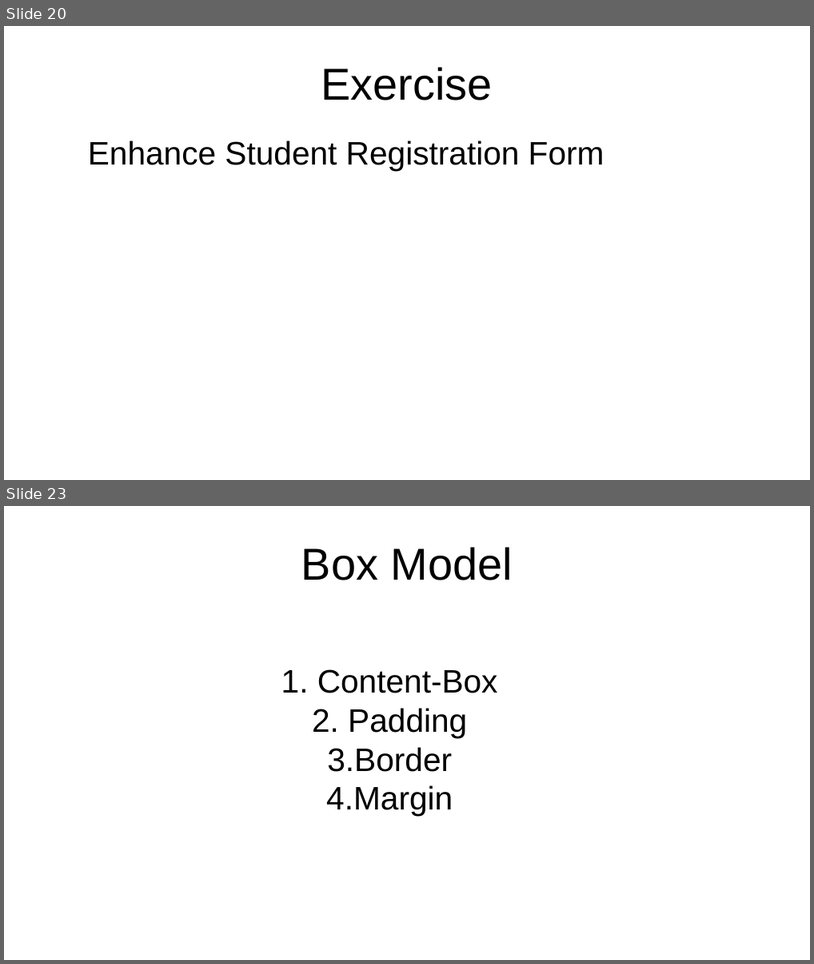
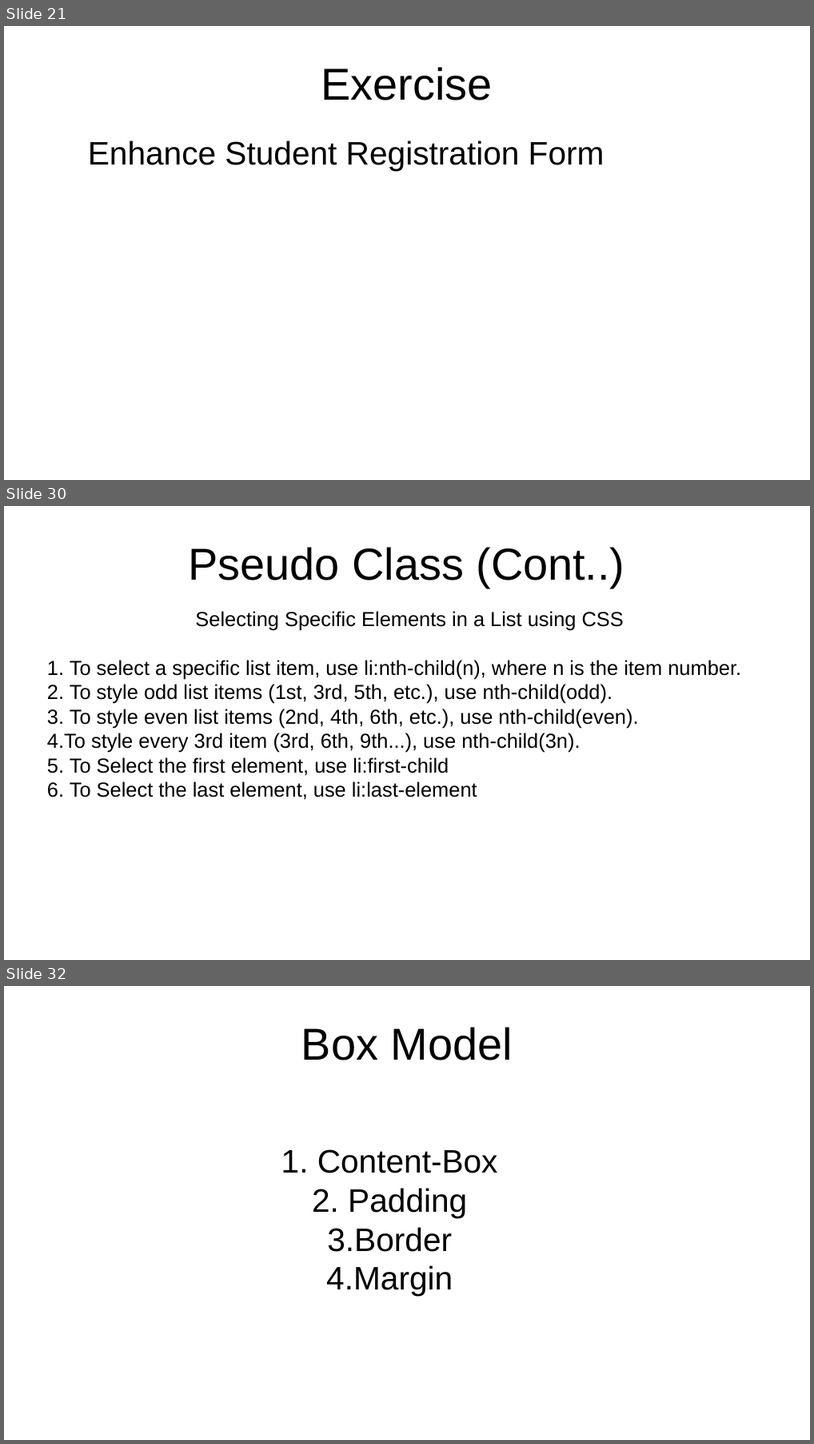
Before and after one commit to sam-rubin/exercises, a slide deck: Introduction_To_HTML.odp. Shown one above the other, each under a label of ours: slides 20 and 23 before the commit, slides 21, 30 and 32 after it; the slides between them are not shown. The pictures are 814x964 and 814x1444 pixels, drawn with LibreOffice and Linux fonts; fonts in the diff are those of the drawing. Boxes give left, top, right and bottom in pixels: in the first picture for what was removed or moved away, otherwise in the second. Text is boxed around its words. In the diff, an @@ line names an element or a change of style, - is before the commit and + after.

```diff
--- a/Introduction_To_HTML.odp
+++ b/Introduction_To_HTML.odp
@@ slide 30 added at bbox=[4, 506, 810, 960], background #FFFFFF @@
@@ title added at bbox=[188, 547, 625, 588], 44 pt, text #000000 @@
+Pseudo Class (Cont..)
@@ subtitle added at bbox=[47, 611, 742, 800], 20 pt, text #000000 @@
+Selecting Specific Elements in a List using CSS
+1. To select a specific list item, use li:nth-child(n), where n is the item number.
+2. To style odd list items (1st, 3rd, 5th, etc.), use nth-child(odd).
+3. To style even list items (2nd, 4th, 6th, etc.), use nth-child(even).
+4.To style every 3rd item (3rd, 6th, 9th...), use nth-child(3n).
+5. To Select the first element, use li:first-child
+6. To Select the last element, use li:last-element
@@ what was slide 20 is now slide 21 @@
@@ what was slide 23 is now slide 32 @@
```
Also in this commit, not shown: 4 slides changed, 15 other slides added, 3 slides removed, 1 other file.
